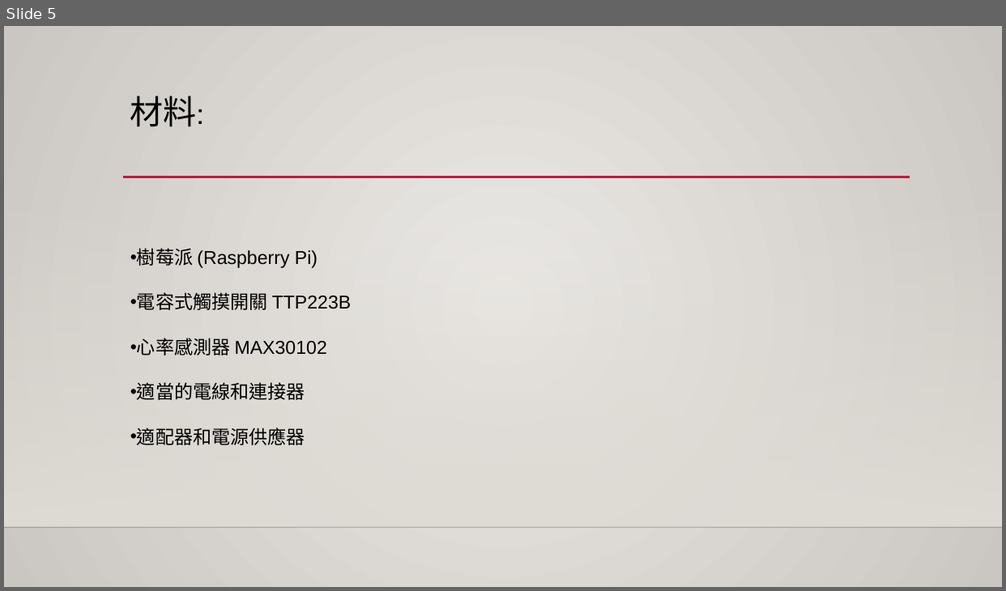
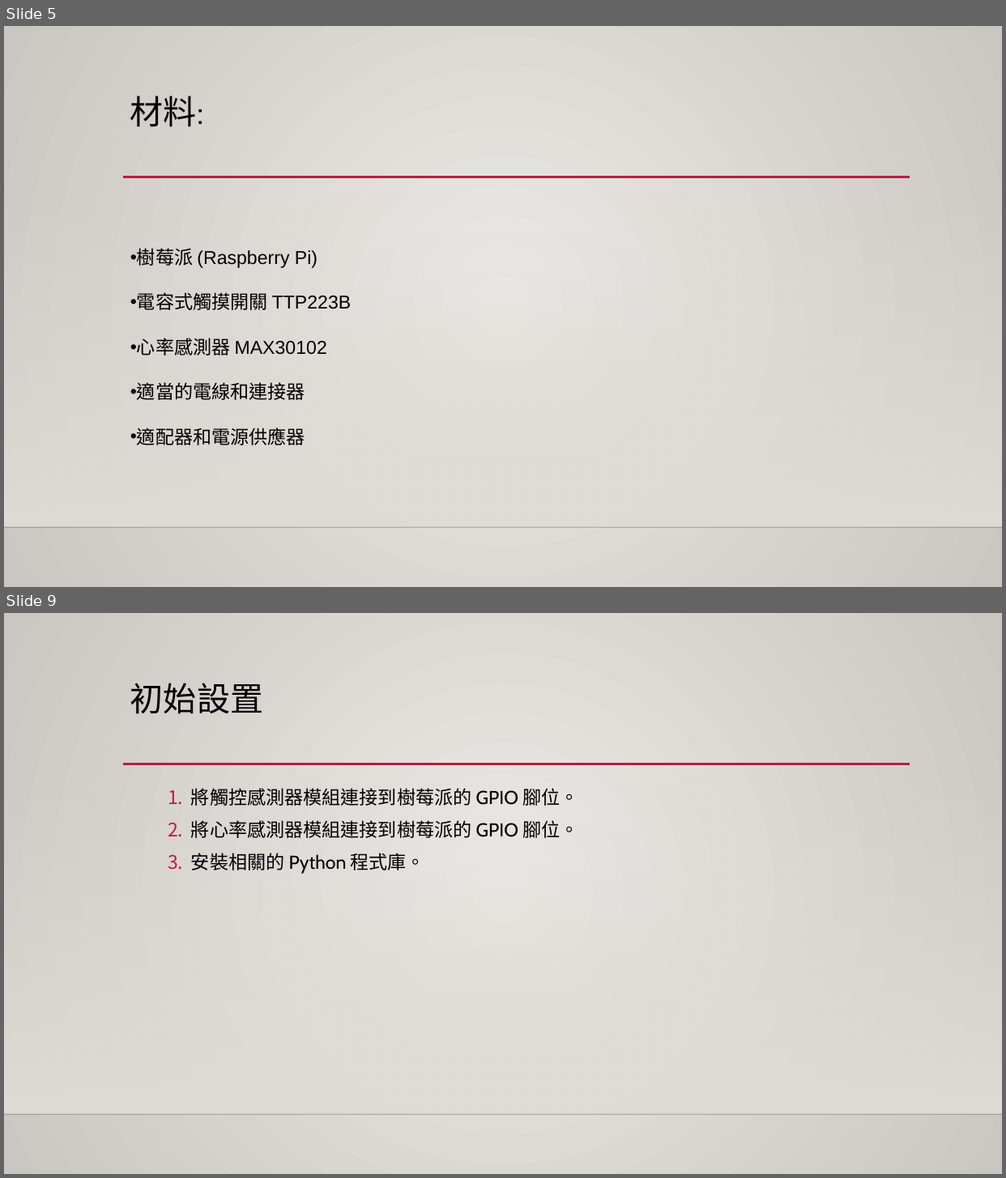
Before and after one commit to 4110E102/2024.2.29, a slide deck: 4110E102 PIgame.pptx. Shown one above the other, each under a label of ours: slide 5 before the commit, slides 5 and 9 after it; the slides between them are not shown. The pictures are 1006x591 and 1006x1178 pixels, drawn with LibreOffice and Linux fonts; fonts in the diff are those of the drawing; background and template pictures are left out. Boxes give left, top, right and bottom in pixels: in the first picture for what was removed or moved away, otherwise in the second. Text is boxed around its words. In the diff, an @@ line names an element or a change of style, - is before the commit and + after.

```diff
--- a/4110E102 PIgame.pptx
+++ b/4110E102 PIgame.pptx
@@ slide 9 added at bbox=[4, 613, 1002, 1174], background gradient #ECEAE7 to #CAC7C1; not listed: 3 template elements that a slide beside it also shows @@
@@ title added at bbox=[130, 683, 263, 714], 32 pt, text #000000 @@
+初始設置
@@ text added at bbox=[191, 788, 578, 874], 18 pt, text #000000 @@
+  1. 將觸控感測器模組連接到樹莓派的 GPIO 腳位。
+  2. 將心率感測器模組連接到樹莓派的 GPIO 腳位。
+  3. 安裝相關的 Python 程式庫。
```
Also in this commit, not shown: 2 slides changed, 9 other slides added, 1 slide removed.
